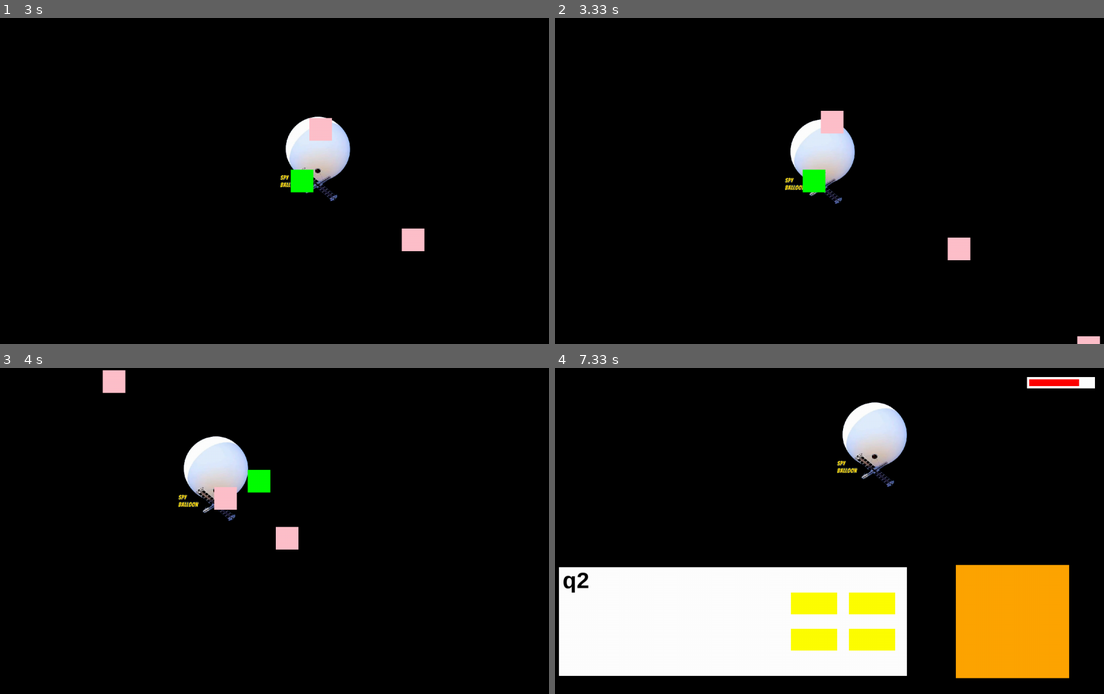
Above: before the commit, frames 1-4 (two rows, left to right).
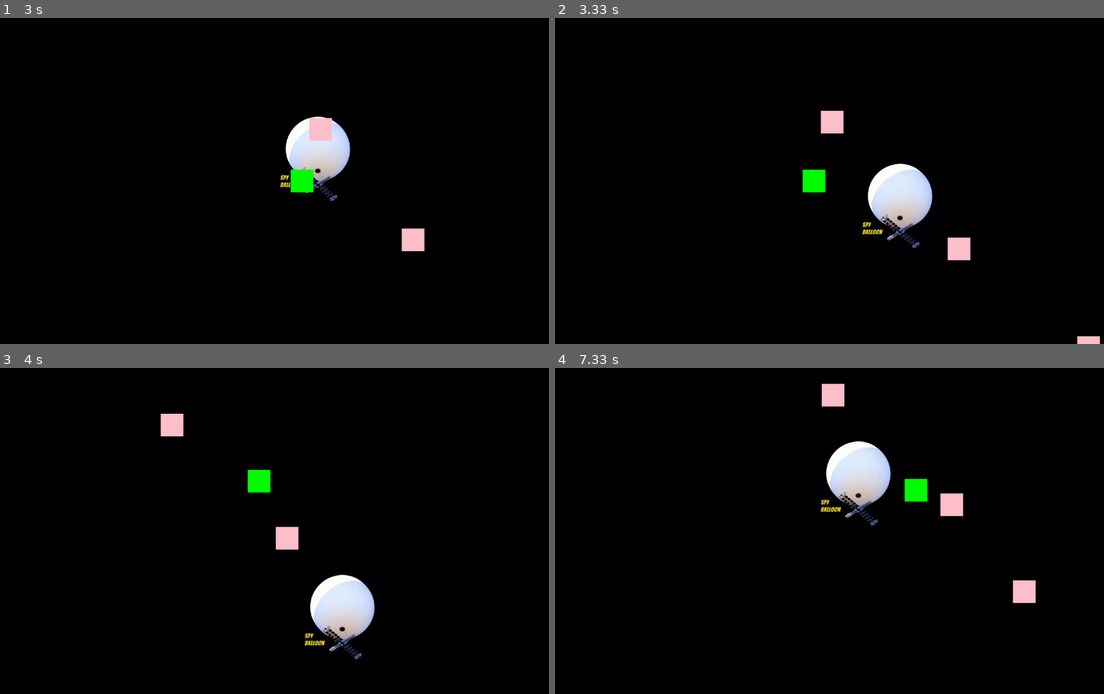
Above: after the commit, the same moments.

Repository: hsiang086/crc-static-exhibition
Game: pygame game, started from main/third_scene.py
Two runs of this game, one before a commit and one after it. Both use one fixed random seed, a clock stepped at 60 frames per second and the inputs below.
Inputs (mouse positions are in pixels of both pictures, inside the frame that each line leads up to):
- Up to frame 1 (3 s): click (258, 252) at 0.38 s; hold Right 0.67-1.13 s; move the mouse to (395, 226) at 0.7 s; hold Up 1.17-1.47 s; tap Space at 1.23, 1.57, 1.87, 2.07, 2.37, 2.63, 2.97 s; hold Right 1.5-1.97 s; hold Left 2-2.53 s; hold Down 2.57-2.87 s; hold Left from 2.9 s (still down)
- Up to frame 2 (3.33 s): tap Space at 3.27 s; release Left at 3.3 s
- Up to frame 3 (4 s): hold Up 3.33-3.7 s; tap Space at 3.4 s; click (258, 602) at 3.78 s
- Up to frame 4 (7.33 s): hold Right 4.07-4.7 s; move the mouse to (873, 531) at 4.1 s; tap Space at 4.13, 4.43, 4.8, 5.2, 5.5, 5.7, 6, 6.2, 6.53, 6.83, 7.03 s; hold Down 4.73-5.1 s; hold Left 5.13-5.6 s; hold Right 5.63-6.1 s; hold Up 6.13-6.43 s; hold Right 6.47-6.93 s; hold Left from 6.97 s (still down)

Frame 1 is identical in both runs. In frame 2, 3.7% of the frame differs, in the area x 41-69%, y 31-71%; in frame 3, 4.7%; in frame 4, 33%, in the area x 0-99%, y 2-96%.

Commit message:
update third_scene.py

Diff:
--- a/main/third_scene.py
+++ b/main/third_scene.py
@@ -56,7 +56,7 @@
     blooddecrease = BloodDecrease()
 
     q = 0
-    question_scene.add(question_background, player, balloon, ballonblood, blooddecrease, [AnswerButton(i, ans) for i, ans in enumerate(questions['answers'])])
+    question_scene.add(balloon, question_background, player, ballonblood, blooddecrease, [AnswerButton(i, ans) for i, ans in enumerate(questions['answers'])])
 
     shooting_scene = pygame.sprite.Group()
     aim = Aim()
@@ -125,6 +125,7 @@
         self.rect = self.image.get_rect()
         self.paused = False
         self.change = True
+        self.size = 'small'
         self.theta = 0
         self.count = 0
         # circle radius
@@ -217,9 +218,8 @@
                 self.change = not self.change
                 decrease_bool = True
                 global shooting
-                shooting = not shooting
-
-
+                shooting = False
+                self.size = 'small'
                 #     bullet_bool = True
                 # if self.rect.collidepoint(bullet.rect.center):
                 #     print("balloon",self.rect.center)
@@ -230,6 +230,18 @@
                 #     decrease_bool = True
                 #     global shooting
                 #     shooting = not shooting
+        if self.size == 'large' and self.theta == 0 and self.count == 0:
+            print(self.theta, self.count)
+            print('large')
+            self.r = 200
+            self.step = 90
+        if self.size == 'small' and self.theta == 0 and self.count == 0:
+            print(self.theta, self.count)
+            print('small')
+            self.r = 150
+            self.step = 45
+
+
 
         if self.check:
             rand_num = random.randint(0,1)
@@ -330,9 +342,8 @@
         print('correct')
         global shooting, q, balloon
         q += 1
-        shooting = not shooting
-        # balloon.r = 200
-        # balloon.step = 90
+        shooting = True
+        balloon.size = 'large'
 
 
     def update(self):
@@ -360,6 +371,7 @@
 init()
 
 while True:
+    print(balloon.theta, balloon.count)
     clock.tick(FPS)
     events = pygame.event.get()
     for event in events:
